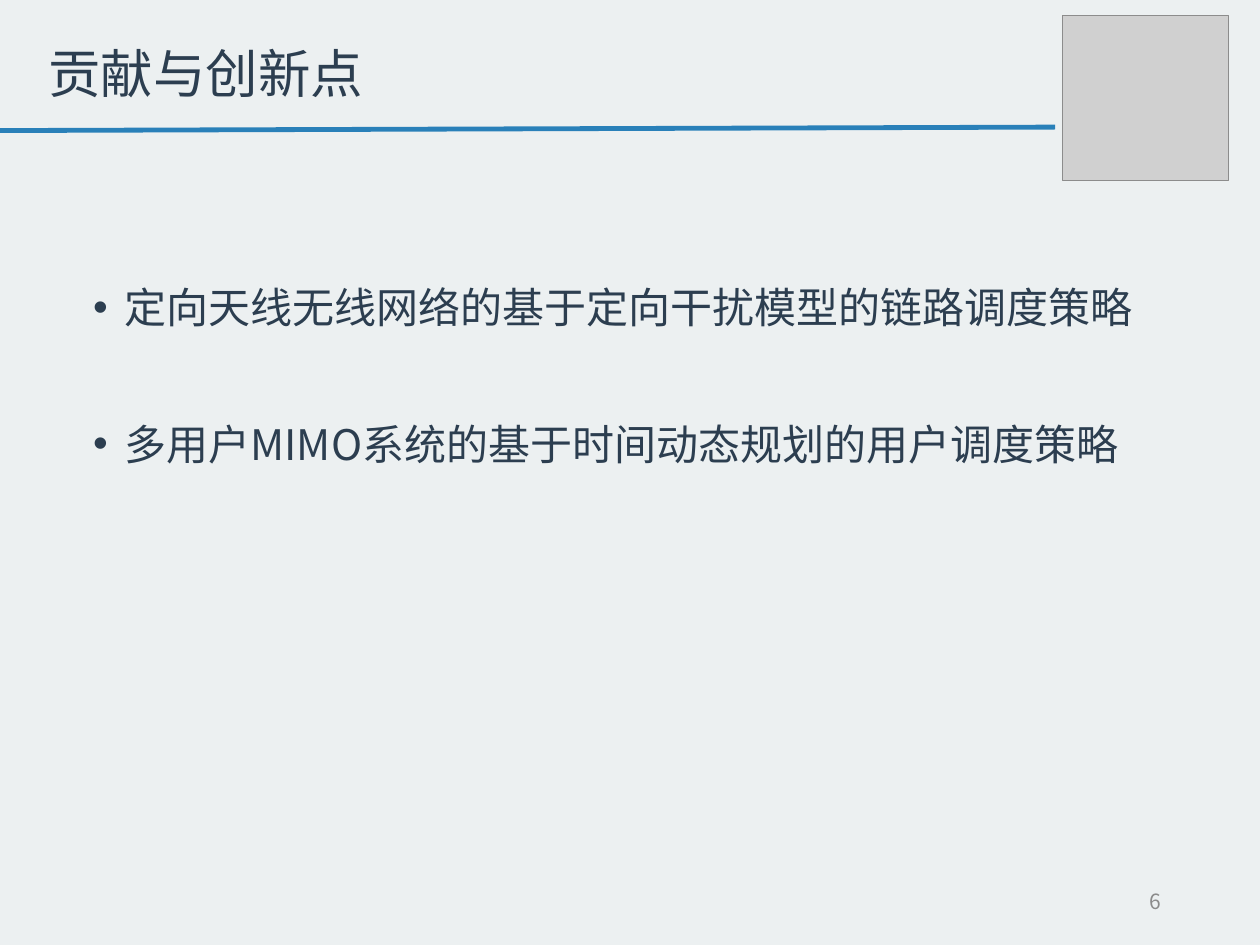
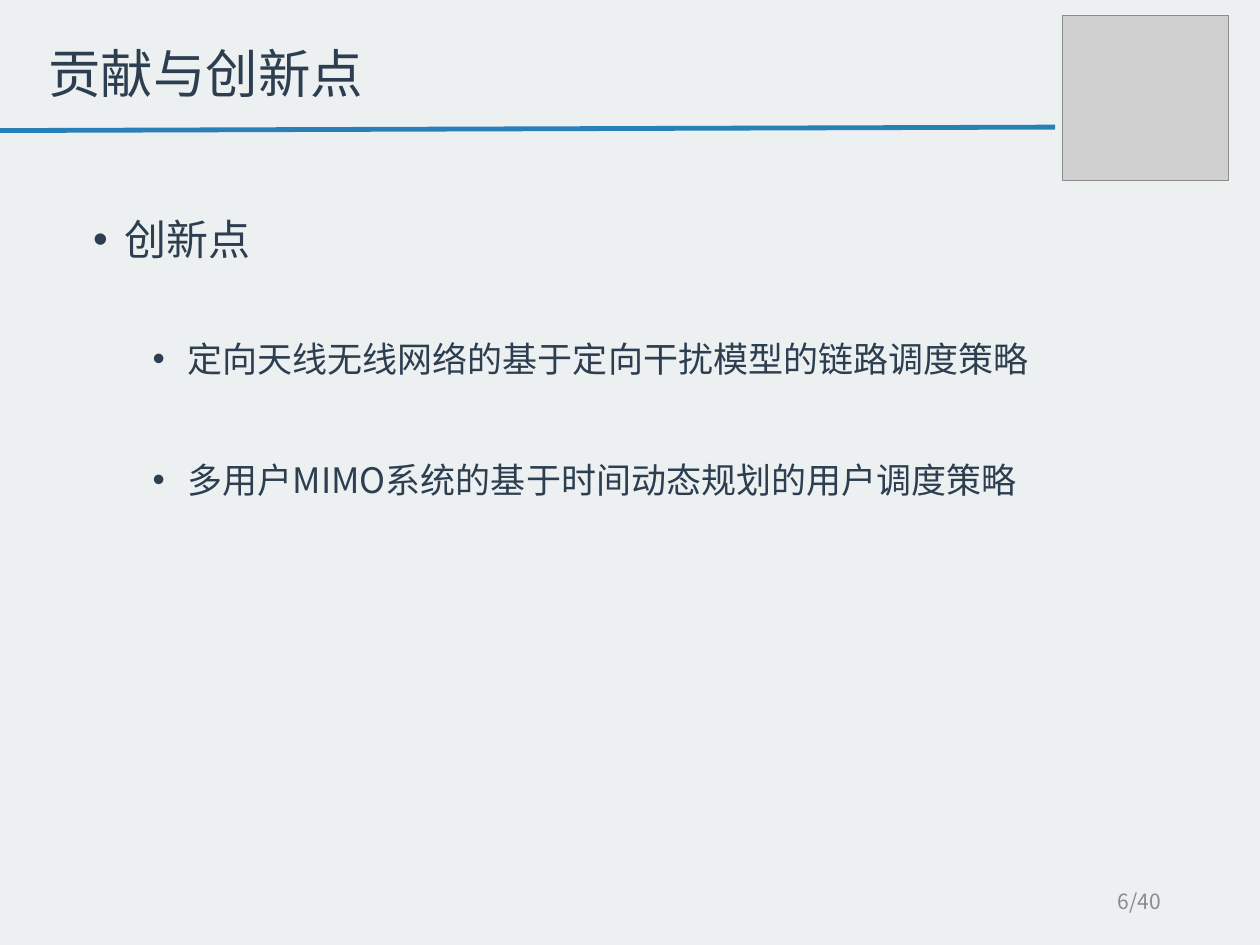
Before and after one commit to tangzhaoshu/playground, a slide deck: slide 6 of ResearchWork/毕业答辩--唐兆树.pptx. Drawn at 1260x945 pixels with LibreOffice and Linux fonts; fonts in the diff are those of the drawing; grey boxes stand for pictures. Boxes give left, top, right and bottom in pixels: in the first picture for what was removed or moved away, otherwise in the second. Text is boxed around its words. In the diff, an @@ line names an element or a change of style, - is before the commit and + after.

```diff
--- a/ResearchWork/毕业答辩--唐兆树.pptx
+++ b/ResearchWork/毕业答辩--唐兆树.pptx
@@ text at bbox=[125, 219, 251, 258]: paragraph added @@
+• 创新点
@@ text at bbox=[187, 342, 1028, 496]: size 24 to 20 pt; indent changed; more space between paragraphs @@
@@ page number at bbox=[1118, 892, 1161, 913]: text changed @@
-6
+6/40
```
Also in this commit, not shown: 23 other slides changed, 1 slide added, 18 other files.
